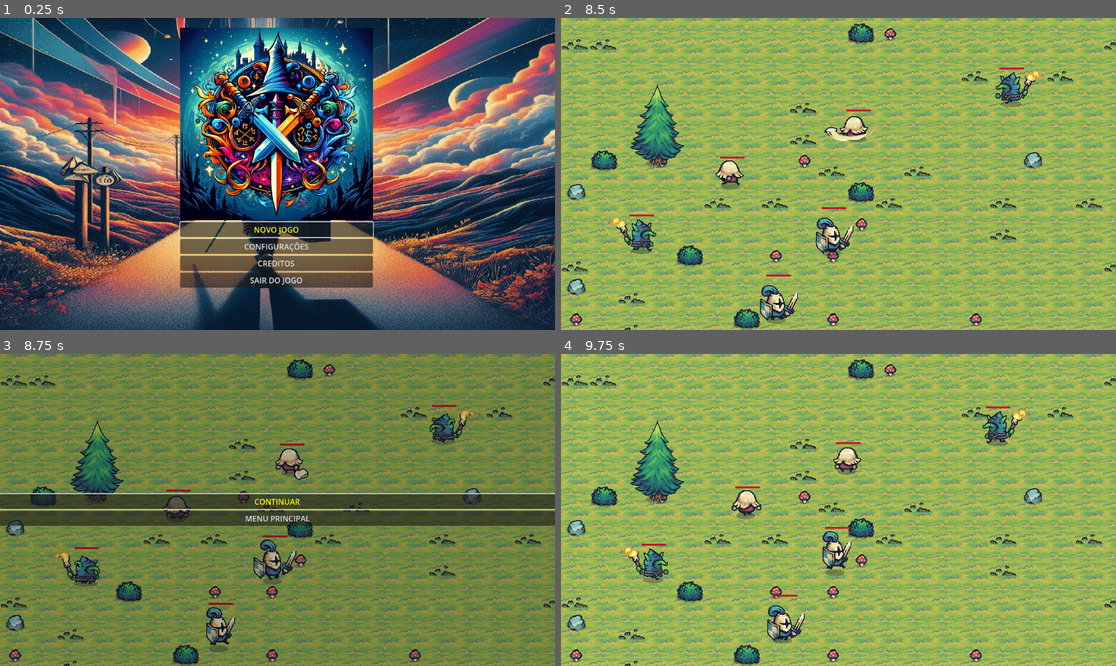
Above: before the commit, frames 1-4 (two rows, left to right).
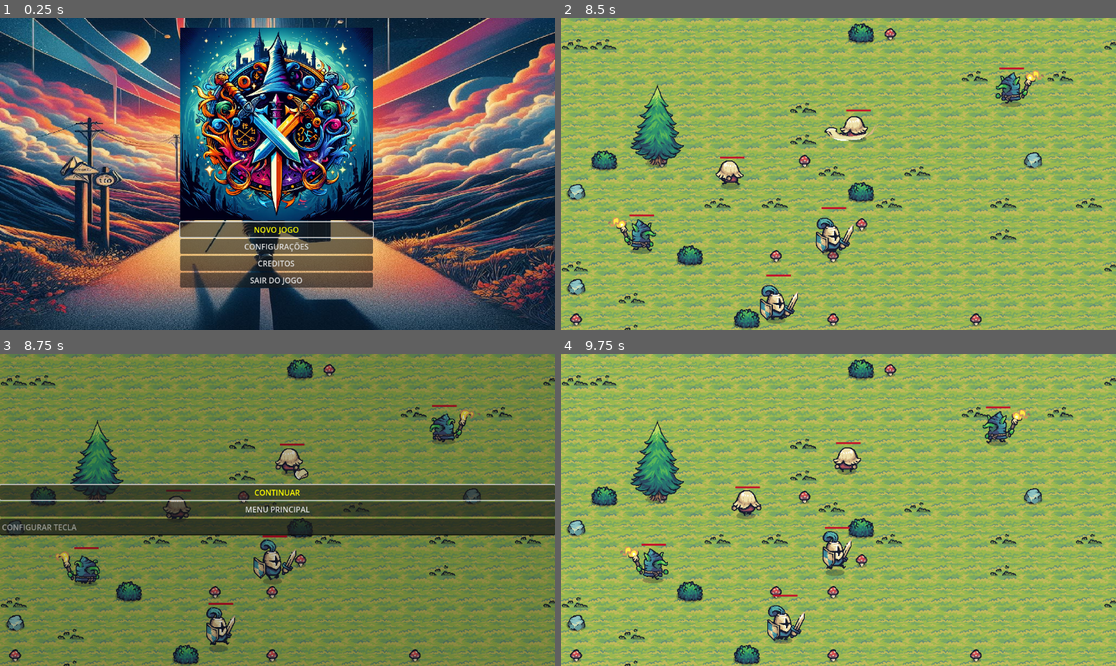
Above: after the commit, the same moments.

Repository: keykk/SwordsAndWizard
Game: Godot game, scene res://menu/title_screen.tscn
The game is run twice, just before and just after one commit, with the same random seed, the same clock (stepped at 60 frames per second) and the same inputs.
Inputs (mouse positions are in pixels of both pictures, inside the frame that each line leads up to):
- Up to frame 1 (0.25 s): no input
- Up to frame 2 (8.5 s): click "NOVO JOGO" at 0.5 s; click "WIZARD" at 1.25 s; click "WARRIOR" at 2 s; click "TOUCH" at 2.75 s; click "PAW" at 3.5 s; click "INICIAR COM PAW" at 4.25 s; tap Enter at 5 s; move the mouse to (960, 158) at 5.02 s; hold Right (move_right) 5.03-5.78 s; click (960, 158) at 5.1 s; right-click (960, 158) at 5.3 s; move the mouse to (727, 189) at 5.77 s; hold Down (move_down) 5.78-6.53 s; right-click (727, 189) at 5.85 s; click (727, 189) at 6.05 s; move the mouse to (894, 105) at 6.52 s; hold Right (move_right) 6.53-7.28 s; click (894, 105) at 6.6 s; right-click (894, 105) at 6.8 s; move the mouse to (810, 236) at 7.27 s; hold Up (move_up) 7.28-8.03 s; right-click (810, 236) at 7.35 s; click (810, 236) at 7.55 s; move the mouse to (1005, 220) at 8.02 s; hold Left (move_left) from 8.03 s (still down); tap Keypad 3 (attack_3) at 8.1 s; click (1005, 220) at 8.17 s; right-click (1005, 220) at 8.3 s
- Up to frame 3 (8.75 s): keep holding Left (move_left); tap Escape (ui_cancel) at 8.65 s
- Up to frame 4 (9.75 s): move the mouse to (672, 463) at 8.77 s; tap X (attack_special) at 8.85 s; click (672, 463) at 9.05 s; release Left (move_left) at 9.5 s; click "CONTINUAR" at 9.5 s

Frames 1-2 are identical in both runs. In frame 3, 8.6% of the frame differs, in the area x 0-100%, y 41-59%; in frame 4, nothing differs.

Commit message:
Mapeando controles pelo GameMananger

Diff:
--- a/enemies/warrior_blue.tscn
+++ b/enemies/warrior_blue.tscn
@@ -12,7 +12,7 @@
 max_health = 150
 health = 150
 death_prefab = ExtResource("4_qb0fx")
-sword_damage = 20
+sword_damage = 25
 
 [node name="SwordArea" parent="." index="3"]
 visible = true
--- a/game_manager.gd
+++ b/game_manager.gd
@@ -6,3 +6,59 @@
 var player_health: int
 
 var enemy_pos
+
+var input_map = {
+	"move_left": [KEY_LEFT, KEY_A],
+	"move_right": [KEY_RIGHT, KEY_D],
+	"move_up": [KEY_UP, KEY_W],
+	"move_down": [KEY_DOWN, KEY_S],
+	"attack": [MOUSE_BUTTON_LEFT],
+	"attack_2": [MOUSE_BUTTON_RIGHT]
+}
+
+func _ready():
+	load_input_map()
+
+# Função para carregar as configurações de entrada salvas
+func load_input_map():
+	#vincular mapa
+	for action in input_map.keys():
+		var keys = input_map[action]
+		for key in keys:
+			var tecla = InputEventKey.new()
+			tecla.keycode = key
+
+			var input_mouse_button = InputEventMouseButton.new()
+
+			if key == 1 || key == 2:
+				input_mouse_button.pressed = true
+				input_mouse_button.button_index = key
+				InputMap.action_erase_event(action, input_mouse_button)
+				InputMap.action_add_event(action, input_mouse_button)
+
+				pass
+			else:
+				InputMap.action_erase_event(action, tecla)
+				InputMap.action_add_event(action, tecla)
+	#print(str(input_map))
+
+# Lógica para salvar as configurações de entrada
+func clear_input_map():
+	# desvincular antigo
+	for action in input_map.keys():
+		var keys = input_map[action]
+		for key in keys:
+			var tecla = InputEventKey.new()
+			tecla.keycode = key
+
+			var input_mouse_button = InputEventMouseButton.new()
+
+			if key == 1 || key == 2:
+				input_mouse_button.pressed = true
+				input_mouse_button.button_index = key
+				InputMap.action_erase_event(action, input_mouse_button)
+
+				pass
+			else:
+				InputMap.action_erase_event(action, tecla)
+	pass
--- a/jogo.gd
+++ b/jogo.gd
@@ -1,6 +1,39 @@
 extends Node2D
+
+var default_input_map = {
+	"move_left": [88]
+}
+var input_map = {}
+
 func _ready():
+	if has_save_file():
+		input_map = load_input_map()
+	else:
+		input_map = default_input_map
 	var character = GameManager.Player.instantiate()
 	character.position = Vector2(460, 242)
 	#character.position.y = 4
 	add_child(character)
+
+func _input(event):
+	if event is InputEventKey:
+		var key_event = event as InputEventKey
+		# Verifique se a tecla pressionada está mapeada para a ação de pulo
+		if "move_left" in input_map and key_event.keycode in input_map["move_left"] and key_event.pressed:
+			# Lógica para pular aqui
+			print("Pular!")
+
+# Função para carregar as configurações de entrada salvas
+func load_input_map():
+	# Lógica para carregar as configurações de um arquivo ou de outra fonte de dados
+	# Retorna as configurações carregadas
+	return self
+
+# Função para verificar se há um arquivo de configuração salvo
+func has_save_file():
+	# Lógica para verificar se o arquivo de configuração está presente
+	return false  # Exemplo simplificado, você deve implementar a lógica real aqui
+
+# Lógica para salvar as configurações de entrada
+func save_input_map():
+	pass
--- a/menu/pause_menu.gd
+++ b/menu/pause_menu.gd
@@ -1,6 +1,6 @@
 extends CanvasLayer
 @onready var resume_btn = $menu_holder/resume_btn
-
+@onready var text_edit = $menu_holder/TextEdit
 func _ready():
 	visible = false
 
@@ -30,3 +30,23 @@
 		if node is CharacterBody2D:
 		# "Matar" (remover) o nó da cena
 			node.queue_free()
+
+
+func _on_text_edit_gui_input(event):
+	GameManager.clear_input_map()
+	var t = 0;
+	if event is InputEventKey:
+		var key_event = event as InputEventKey
+		if key_event.pressed:
+			var last_key_pressed = key_event.as_text_key_label()
+			t = key_event.keycode
+
+			text_edit.text = str(key_event.keycode)#last_key_pressed
+			GameManager.input_map["attack"] = [key_event.keycode]
+	elif event is InputEventMouseButton:
+		var mouse_event = event as InputEventMouseButton
+		if mouse_event.pressed:
+			text_edit.text = str(mouse_event.button_index)
+			GameManager.input_map["attack"] = [mouse_event.button_index]
+	GameManager.load_input_map()
+	pass # Replace with function body.
--- a/menu/pause_menu.tscn
+++ b/menu/pause_menu.tscn
@@ -42,5 +42,12 @@
 theme = ExtResource("1_q8ux2")
 text = "MENU PRINCIPAL"
 
+[node name="TextEdit" type="TextEdit" parent="menu_holder"]
+custom_minimum_size = Vector2(0, 35)
+layout_mode = 2
+placeholder_text = "CONFIGURAR TECLA"
+editable = false
+
 [connection signal="pressed" from="menu_holder/resume_btn" to="." method="_on_resume_btn_pressed"]
 [connection signal="pressed" from="menu_holder/quit_btn" to="." method="_on_quit_btn_pressed"]
+[connection signal="gui_input" from="menu_holder/TextEdit" to="." method="_on_text_edit_gui_input"]
--- a/player/pawn_red.tscn
+++ b/player/pawn_red.tscn
@@ -12,3 +12,11 @@
 max_health = 200
 death_prefab = null
 ritu_scene = null
+
+[node name="CollisionShape2D" parent="." index="1"]
+visible = false
+
+[node name="SwordArea" parent="." index="3"]
+visible = true
+position = Vector2(-3, 4)
+scale = Vector2(4.04, 1.16)
--- a/player/player.gd
+++ b/player/player.gd
@@ -69,7 +69,6 @@
 	prefab.append(preload("res://misc/meat.tscn"))
 	prefab.append(preload("res://misc/skull.tscn"))
 	prefab.append(preload("res://misc/explosao.tscn"))
-
 func update_attack_cooldown(delta: float) -> void:
 	if is_attacking:
 		attack_cooldown -= delta # 0.6 - 0.016    0.584
@@ -171,9 +170,9 @@
 			else:
 				attack_direction = Vector2.RIGHT
 			var dot_product = direction_to_enemy.dot(attack_direction)
-			if dot_product >= 0.5 and atk == 1:
+			if dot_product >= 0.3 and atk == 1:
 				enemy.damage(ataque_1)
-			elif dot_product < 0.5 and atk == 2:
+			elif dot_product < 0.3 and atk == 2:
 				enemy.damage(ataque_2)
 
 			pass
--- a/player/player_wizard.gd
+++ b/player/player_wizard.gd
@@ -33,6 +33,7 @@
 var atk: int = 0;
 var damage_digit_prefab: PackedScene
 var prefab: Array[PackedScene]
+
 func _process(delta: float) -> void:
 	GameManager.player_position = position
 	GameManager.player_health = health
@@ -58,6 +59,7 @@
 
 func _physics_process(delta: float) -> void:
 	# Velocidade
+
 	var target_velocity = input_vector * speed * 100
 
 	if is_attacking:
@@ -74,6 +76,7 @@
 	prefab.append(preload("res://misc/explosao.tscn"))
 	pikachu_skill = preload("res://misc/skill_choque.tscn")
 
+
 func update_attack_cooldown(delta: float) -> void:
 	if is_attacking:
 		attack_cooldown -= delta # 0.6 - 0.016    0.584
@@ -96,11 +99,10 @@
 		if skill2_cooldown <= 0:
 			is_skill2 = false
 
-
-
 func read_input() -> void:
-	# Vector
+
 	input_vector = Input.get_vector("move_left", "move_right", "move_up", "move_down")
+
 
 	# Apagar deadzone do input vector
 	var deadzone = 0.15
--- a/player/touch_blue.tscn
+++ b/player/touch_blue.tscn
@@ -12,3 +12,11 @@
 max_health = 200
 death_prefab = null
 ritu_scene = null
+
+[node name="CollisionShape2D" parent="." index="1"]
+visible = false
+
+[node name="SwordArea" parent="." index="3"]
+visible = true
+position = Vector2(10, 1)
+scale = Vector2(3.48, 1.16)
--- a/player/warrior_blue.tscn
+++ b/player/warrior_blue.tscn
@@ -6,9 +6,17 @@
 [node name="WarriorBlue" groups=["player"] instance=ExtResource("1_te258")]
 script = ExtResource("2_ypfv2")
 speed = 3.0
-ataque_1 = 40
-ataque_2 = 60
+ataque_1 = 60
+ataque_2 = 40
 health = 200
 max_health = 200
 death_prefab = null
 ritu_scene = null
+
+[node name="CollisionShape2D" parent="." index="1"]
+visible = false
+
+[node name="SwordArea" parent="." index="3"]
+visible = true
+position = Vector2(-9, 5)
+scale = Vector2(3.0999, 1.19355)
--- a/project.godot
+++ b/project.godot
@@ -23,40 +23,27 @@
 
 move_left={
 "deadzone": 0.5,
-"events": [Object(InputEventKey,"resource_local_to_scene":false,"resource_name":"","device":-1,"window_id":0,"alt_pressed":false,"shift_pressed":false,"ctrl_pressed":false,"meta_pressed":false,"pressed":false,"keycode":0,"physical_keycode":65,"key_label":0,"unicode":97,"echo":false,"script":null)
-, Object(InputEventKey,"resource_local_to_scene":false,"resource_name":"","device":-1,"window_id":0,"alt_pressed":false,"shift_pressed":false,"ctrl_pressed":false,"meta_pressed":false,"pressed":false,"keycode":0,"physical_keycode":4194319,"key_label":0,"unicode":0,"echo":false,"script":null)
-]
+"events": []
 }
 move_right={
 "deadzone": 0.5,
-"events": [Object(InputEventKey,"resource_local_to_scene":false,"resource_name":"","device":-1,"window_id":0,"alt_pressed":false,"shift_pressed":false,"ctrl_pressed":false,"meta_pressed":false,"pressed":false,"keycode":0,"physical_keycode":68,"key_label":0,"unicode":100,"echo":false,"script":null)
-, Object(InputEventKey,"resource_local_to_scene":false,"resource_name":"","device":-1,"window_id":0,"alt_pressed":false,"shift_pressed":false,"ctrl_pressed":false,"meta_pressed":false,"pressed":false,"keycode":0,"physical_keycode":4194321,"key_label":0,"unicode":0,"echo":false,"script":null)
-]
+"events": []
 }
 move_up={
 "deadzone": 0.5,
-"events": [Object(InputEventKey,"resource_local_to_scene":false,"resource_name":"","device":-1,"window_id":0,"alt_pressed":false,"shift_pressed":false,"ctrl_pressed":false,"meta_pressed":false,"pressed":false,"keycode":0,"physical_keycode":87,"key_label":0,"unicode":119,"echo":false,"script":null)
-, Object(InputEventKey,"resource_local_to_scene":false,"resource_name":"","device":-1,"window_id":0,"alt_pressed":false,"shift_pressed":false,"ctrl_pressed":false,"meta_pressed":false,"pressed":false,"keycode":0,"physical_keycode":4194320,"key_label":0,"unicode":0,"echo":false,"script":null)
-]
+"events": []
 }
 move_down={
 "deadzone": 0.5,
-"events": [Object(InputEventKey,"resource_local_to_scene":false,"resource_name":"","device":-1,"window_id":0,"alt_pressed":false,"shift_pressed":false,"ctrl_pressed":false,"meta_pressed":false,"pressed":false,"keycode":0,"physical_keycode":83,"key_label":0,"unicode":115,"echo":false,"script":null)
-, Object(InputEventKey,"resource_local_to_scene":false,"resource_name":"","device":-1,"window_id":0,"alt_pressed":false,"shift_pressed":false,"ctrl_pressed":false,"meta_pressed":false,"pressed":false,"keycode":0,"physical_keycode":4194322,"key_label":0,"unicode":0,"echo":false,"script":null)
-]
+"events": []
 }
 attack={
 "deadzone": 0.5,
-"events": [Object(InputEventMouseButton,"resource_local_to_scene":false,"resource_name":"","device":-1,"window_id":0,"alt_pressed":false,"shift_pressed":false,"ctrl_pressed":false,"meta_pressed":false,"button_mask":1,"position":Vector2(199, 4),"global_position":Vector2(203, 45),"factor":1.0,"button_index":1,"canceled":false,"pressed":true,"double_click":false,"script":null)
-, Object(InputEventKey,"resource_local_to_scene":false,"resource_name":"","device":-1,"window_id":0,"alt_pressed":false,"shift_pressed":false,"ctrl_pressed":false,"meta_pressed":false,"pressed":false,"keycode":0,"physical_keycode":32,"key_label":0,"unicode":32,"echo":false,"script":null)
-, Object(InputEventKey,"resource_local_to_scene":false,"resource_name":"","device":-1,"window_id":0,"alt_pressed":false,"shift_pressed":false,"ctrl_pressed":false,"meta_pressed":false,"pressed":false,"keycode":0,"physical_keycode":4194439,"key_label":0,"unicode":49,"echo":false,"script":null)
-]
+"events": []
 }
 attack_2={
 "deadzone": 0.5,
-"events": [Object(InputEventMouseButton,"resource_local_to_scene":false,"resource_name":"","device":-1,"window_id":0,"alt_pressed":false,"shift_pressed":false,"ctrl_pressed":false,"meta_pressed":false,"button_mask":2,"position":Vector2(200, 13),"global_position":Vector2(204, 80),"factor":1.0,"button_index":2,"canceled":false,"pressed":true,"double_click":false,"script":null)
-, Object(InputEventKey,"resource_local_to_scene":false,"resource_name":"","device":-1,"window_id":0,"alt_pressed":false,"shift_pressed":false,"ctrl_pressed":false,"meta_pressed":false,"pressed":false,"keycode":0,"physical_keycode":4194440,"key_label":0,"unicode":50,"echo":false,"script":null)
-]
+"events": []
 }
 attack_3={
 "deadzone": 0.5,
Not shown, added: jog19C.tmp
